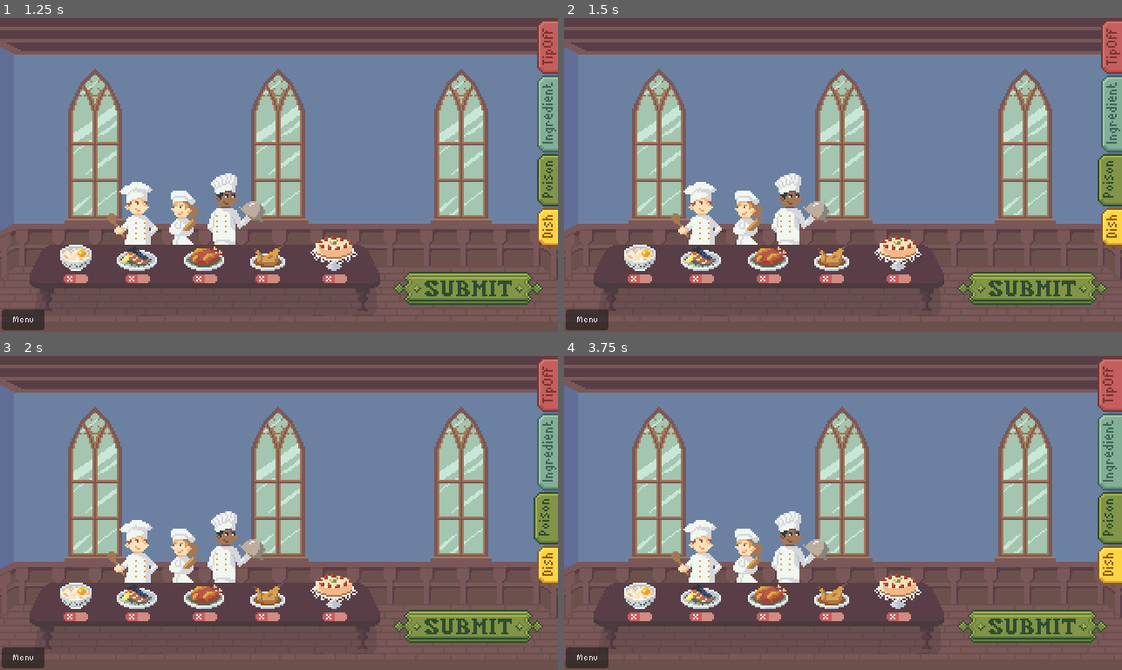
Above: before the commit, frames 1-4 (two rows, left to right).
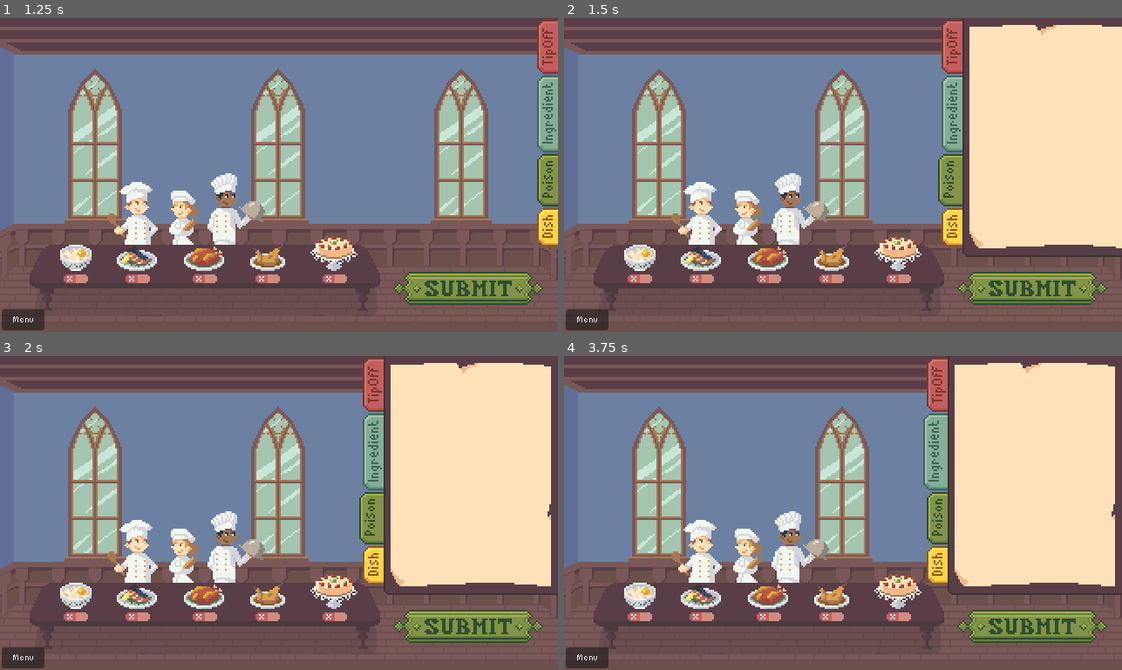
Above: after the commit, the same moments.

Repository: krstnvz/brackeys-gamejam
Game: Godot game, scene res://scenes/game/root.tscn
The game is run twice, just before and just after one commit, with the same random seed, the same clock (stepped at 60 frames per second) and the same inputs.
Inputs (mouse positions are in pixels of both pictures, inside the frame that each line leads up to; where the layout moved, square brackets give the same spot in the first picture):
- Up to frame 1 (1.25 s): click "Start Game" at 0.5 s
- Up to frame 2 (1.5 s): click (1105, 178) at 1.25 s
- Up to frame 3 (2 s): no input
- Up to frame 4 (3.75 s): click (932, 384) [1105, 384] at 2 s; click (932, 563) [1105, 563] at 2.75 s; click (932, 450) [1105, 450] at 3.5 s

Frame 1 is identical in both runs. In frame 2, 23% of the frame differs, in the area x 67-100%, y 0-77%; in frame 3, 25%; in frame 4, 25%, in the area x 64-100%, y 0-77%.

Commit message:
feat: add side menu button management

Diff:
--- a/scenes/game/level_1.tscn
+++ b/scenes/game/level_1.tscn
@@ -121,14 +121,15 @@
 texture_normal = SubResource("AtlasTexture_8i3vp")
 cook_data = ExtResource("17_0upy3")
 
-[node name="SideMenu" parent="." unique_id=1656243602 instance=ExtResource("18_u0pkn")]
+[node name="SideMenu" parent="." unique_id=2017203291 instance=ExtResource("18_u0pkn")]
 anchors_preset = 1
 anchor_left = 1.0
 anchor_right = 1.0
 offset_left = 0.0
 offset_right = 100.0
 grow_horizontal = 0
-script = null
+size_flags_horizontal = 0
+size_flags_vertical = 0
 
 [node name="SubmitButton" type="TextureButton" parent="." unique_id=344558434]
 texture_filter = 1
@@ -356,43 +357,6 @@
 theme_override_font_sizes/font_size = 10
 text = "Menu"
 
-[node name="CanvasLayer" type="CanvasLayer" parent="." unique_id=1903280526]
-visible = false
-
-[node name="ColorRect" type="ColorRect" parent="CanvasLayer" unique_id=1518122253]
-offset_right = 40.0
-offset_bottom = 40.0
-
-[node name="Page1" type="RichTextLabel" parent="CanvasLayer/ColorRect" unique_id=236565776]
-layout_mode = 0
-offset_right = 40.0
-offset_bottom = 40.0
-
-[node name="Page2" type="RichTextLabel" parent="CanvasLayer/ColorRect" unique_id=1206943279]
-layout_mode = 0
-offset_right = 40.0
-offset_bottom = 40.0
-
-[node name="Page3" type="RichTextLabel" parent="CanvasLayer/ColorRect" unique_id=1390564020]
-layout_mode = 0
-offset_right = 40.0
-offset_bottom = 40.0
-
-[node name="Page4" type="RichTextLabel" parent="CanvasLayer/ColorRect" unique_id=2098252340]
-layout_mode = 0
-offset_right = 40.0
-offset_bottom = 40.0
-
-[node name="Page5" type="RichTextLabel" parent="CanvasLayer/ColorRect" unique_id=2049317344]
-layout_mode = 0
-offset_right = 40.0
-offset_bottom = 40.0
-
-[node name="Page6" type="RichTextLabel" parent="CanvasLayer/ColorRect" unique_id=1304674766]
-layout_mode = 0
-offset_right = 40.0
-offset_bottom = 40.0
-
 [connection signal="refresh_ingredients" from="Dishes/DishButton1" to="Overlays/IngredientsOverlay/ScrollContainer/VBoxContainer" method="_on_dish_button_refresh_ingredients"]
 [connection signal="refresh_ingredients" from="Dishes/DishButton2" to="Overlays/IngredientsOverlay/ScrollContainer/VBoxContainer" method="_on_dish_button_refresh_ingredients"]
 [connection signal="refresh_ingredients" from="Dishes/DishButton3" to="Overlays/IngredientsOverlay/ScrollContainer/VBoxContainer" method="_on_dish_button_refresh_ingredients"]
--- a/scenes/game/side_menu.tscn
+++ b/scenes/game/side_menu.tscn
@@ -99,3 +99,12 @@
 texture_normal = SubResource("AtlasTexture_ag36e")
 texture_pressed = SubResource("AtlasTexture_6ssl5")
 texture_hover = SubResource("AtlasTexture_6ssl5")
+
+[connection signal="button_up" from="BookButton" to="." method="_on_book_button_button_up"]
+[connection signal="toggled" from="BookButton" to="." method="_on_book_button_toggled"]
+[connection signal="button_up" from="TipOffButton" to="." method="_on_tip_off_button_button_up"]
+[connection signal="toggled" from="TipOffButton" to="." method="_on_tip_off_button_toggled"]
+[connection signal="button_up" from="DishButton" to="." method="_on_dish_button_button_up"]
+[connection signal="toggled" from="DishButton" to="." method="_on_dish_button_toggled"]
+[connection signal="button_up" from="IngredientButton" to="." method="_on_ingredient_button_button_up"]
+[connection signal="toggled" from="IngredientButton" to="." method="_on_ingredient_button_toggled"]
--- a/scripts/side_menu.gd
+++ b/scripts/side_menu.gd
@@ -1,15 +1,83 @@
 extends TextureRect
 
-@onready var book_button: TextureButton = $BookButton
-@onready var tip_off_button: TextureButton = $TipOffButton
-@onready var dish_button: TextureButton = $DishButton
+enum Tab {
+	BOOK, TIP_OFF, DISH, INGREDIENT, NONE
+}
+
+var is_menu_open: bool = false
+var selected_tab: Tab = Tab.NONE
+var buttons: Array[TextureButton] = []
 
 # Called when the node enters the scene tree for the first time.
 func _ready() -> void:
-	var tween = create_tween()
-	var target_position = self.position.x - (self.size.x * self.scale.x)
-	tween.tween_property(self, "position:x", target_position, 0.2)
+	buttons = [
+		$BookButton,
+		$TipOffButton,
+		$DishButton,
+		$IngredientButton
+	]
 
 # Called every frame. 'delta' is the elapsed time since the previous frame.
 func _process(delta: float) -> void:
 	pass
+
+func toggle_menu():
+	if is_menu_open:
+		close_menu()
+	else:
+		open_menu()
+
+func open_menu():
+	is_menu_open = true
+	var target_position = self.position.x - (self.size.x * self.scale.x)
+	run_animation(target_position, 0.25)
+
+func close_menu():
+	is_menu_open = false
+	var target_position = self.position.x + (self.size.x * self.scale.x)
+	run_animation(target_position, 0.2)
+	pass
+
+func run_animation(target_position: float, duration: float):
+	var tween = create_tween()
+	tween.set_trans(Tween.TRANS_SINE)
+	tween.set_ease(Tween.EASE_OUT)
+	tween.tween_property(self, "position:x", target_position, duration)
+
+func update_buttons_toggle_state(selected_tab: Tab):
+	for tab in Tab.NONE:
+		if tab != selected_tab:
+			buttons[tab].button_pressed = false
+
+func trigger_tab(tab: Tab):
+	if selected_tab == Tab.NONE || selected_tab == tab:
+		toggle_menu()
+
+	selected_tab = tab
+	update_buttons_toggle_state(selected_tab)
+
+func _on_book_button_button_up() -> void:
+	trigger_tab(Tab.BOOK)
+
+func _on_tip_off_button_button_up() -> void:
+	trigger_tab(Tab.TIP_OFF)
+
+func _on_dish_button_button_up() -> void:
+	trigger_tab(Tab.DISH)
+
+func _on_ingredient_button_button_up() -> void:
+	trigger_tab(Tab.INGREDIENT)
+
+# Not Used
+
+func _on_book_button_toggled(toggled_on: bool) -> void:
+	pass
+
+func _on_tip_off_button_toggled(toggled_on: bool) -> void:
+	pass
+
+func _on_dish_button_toggled(toggled_on: bool) -> void:
+	pass
+
+func _on_ingredient_button_toggled(toggled_on: bool) -> void:
+	pass
